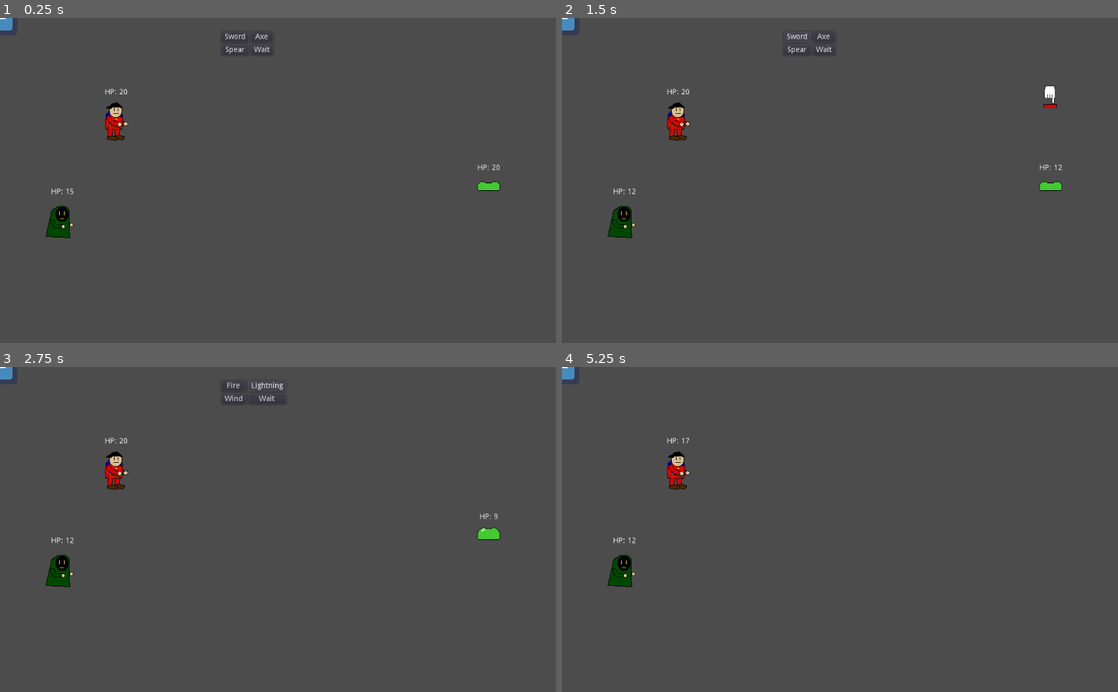
Above: before the commit, frames 1-4 (two rows, left to right).
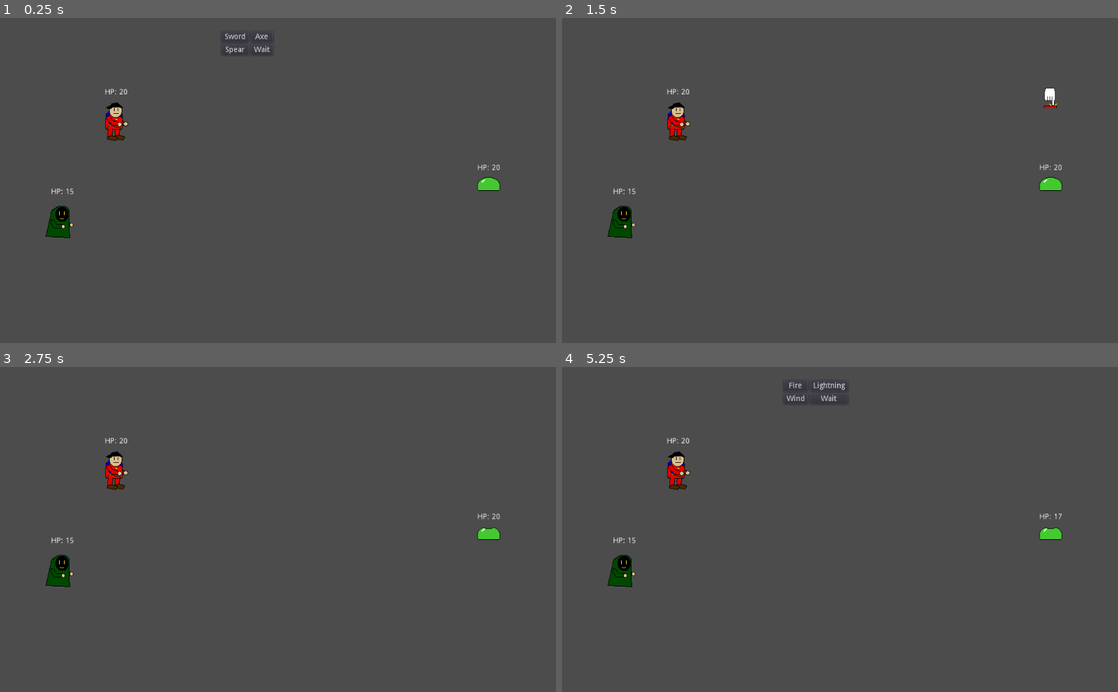
Above: after the commit, the same moments.

Repository: Mariolink528/Spellblade-Arena
Game: Godot game, scene res://Main.tscn
Same seed, same stepped clock (60 frames per second), same inputs: the game is played once before the commit and once after it. The engine's default icon, where the game draws it, is replaced by a stand-in: a white triangle on a blue panel in a dark square.
Inputs (mouse positions are in pixels of both pictures, inside the frame that each line leads up to):
- Up to frame 1 (0.25 s): no input
- Up to frame 2 (1.5 s): click "Sword" at 0.5 s; click (795, 37) at 1.25 s, where only the run before the commit has a clickable "Fire"
- Up to frame 3 (2.75 s): click (261, 386) at 2 s, where only the run before the commit has a clickable "Axe"
- Up to frame 4 (5.25 s): click (828, 386) at 2.75 s, where only the run before the commit has a clickable "Lightning"; click (795, 399) at 3.5 s, where only the run before the commit has a clickable "Spear"; click (795, 399) at 4.25 s, where only the run before the commit has a clickable "Wind"; tap Enter at 5 s; tap X at 5.1 s

The runs differ from the first frame. In frame 1, 0.1% of the frame differs, in the area x 0-90%, y 0-52%; in frame 2, 0.4%; in frame 3, 0.3%; in frame 4, 0.4%, in the area x 0-90%, y 0-55%.

Commit message:
Working action commands!

Diff:
--- a/Battle.gd
+++ b/Battle.gd
@@ -6,6 +6,7 @@
 onready var enemy = $Enemy
 signal enemy_turn
 onready var window = false
+onready var attack = 0
 # Called when the node enters the scene tree for the first time.
 func _ready():
 	$Battle_Menu/Mage_Menu.hide()
@@ -14,35 +15,26 @@
 #Knight Menu Functions
 func _on_Sword_Button_pressed():
 	if enemy!= null:
-		$StartWindow.start(1)
-		$EndWindow.start(2)
+		attack = 1
+		$StartWindow.start(0.5)
+		$EndWindow.start(1)
 		$ACDisplay.show()
-		enemy.hp -= $Knight.dmg
-		if enemy.hp <= 0:
-			enemy.queue_free()
-			enemy = null
-		else:
-			$Battle_Menu/Mage_Menu.show()
-		$Battle_Menu/Knight_Menu.hide()
+	$Battle_Menu/Knight_Menu.hide()
 
 func _on_Axe_Button_pressed():
 	if enemy!= null:
-		enemy.hp -= $Knight.dmg
-		if enemy.hp <= 0:
-			enemy.queue_free()
-			enemy = null
-		else:
-			$Battle_Menu/Mage_Menu.show()
-		$Battle_Menu/Knight_Menu.hide()
+		attack = 2
+		$StartWindow.start(0.5)
+		$EndWindow.start(1)
+		$ACDisplay.show()
+	$Battle_Menu/Knight_Menu.hide()
 func _on_Spear_Button_pressed():
 	if enemy!= null:
-		enemy.hp -= $Knight.dmg
-		if enemy.hp <= 0:
-			enemy.queue_free()
-			enemy = null
-		else:
-			$Battle_Menu/Mage_Menu.show()
-		$Battle_Menu/Knight_Menu.hide()
+		attack = 3
+		$StartWindow.start(0.5)
+		$EndWindow.start(1)
+		$ACDisplay.show()
+	$Battle_Menu/Knight_Menu.hide()
 func _on_Knight_Wait_Button_pressed():
 	$Battle_Menu/Mage_Menu.show()
 	$Battle_Menu/Knight_Menu.hide()
@@ -98,6 +90,42 @@
 
 
 
+func _unhandled_input(event):
+	if event is InputEventKey:
+		if event.pressed and event.scancode == KEY_X:
+			if window == true:
+				if attack == 1:
+					enemy.hp -= $Knight.dmg
+					window = false
+					if enemy.hp <= 0:
+						enemy.queue_free()
+						enemy = null
+					else:
+						$Battle_Menu/Mage_Menu.show()
+				if attack == 2:
+					enemy.hp -= $Knight.dmg
+					window = false
+					if enemy.hp <= 0:
+						enemy.queue_free()
+						enemy = null
+					else:
+						$Battle_Menu/Mage_Menu.show()
+				if attack == 3:
+					enemy.hp -= $Knight.dmg
+					window = false
+					if enemy.hp <= 0:
+						enemy.queue_free()
+						enemy = null
+					else:
+						$Battle_Menu/Mage_Menu.show()
+			else:
+				$Battle_Menu/Mage_Menu.show()
+			$StartWindow.stop()
+			$EndWindow.stop()
+			attack = 0
+			window = false
+			$ACDisplay.frame = 0
+			$ACDisplay.hide()
 
 
 
--- a/Main.tscn
+++ b/Main.tscn
@@ -1,9 +1,8 @@
-[gd_scene load_steps=20 format=2]
+[gd_scene load_steps=19 format=2]
 
 [ext_resource path="res://Slime.png" type="Texture" id=1]
 [ext_resource path="res://Knight-1.png.png" type="Texture" id=2]
 [ext_resource path="res://Mage-1.png.png" type="Texture" id=3]
-[ext_resource path="res://icon.png" type="Texture" id=4]
 [ext_resource path="res://Enemy.gd" type="Script" id=5]
 [ext_resource path="res://Mage.gd" type="Script" id=6]
 [ext_resource path="res://Knight.gd" type="Script" id=7]
@@ -144,9 +143,6 @@
 margin_right = 119.0
 margin_bottom = 44.0
 text = "Wait"
-
-[node name="Background" type="Sprite" parent="Battle"]
-texture = ExtResource( 4 )
 
 [node name="Knight" type="Node2D" parent="Battle"]
 position = Vector2( 212.132, 195.161 )
@@ -199,7 +195,7 @@
 
 [node name="AnimatedSprite" type="AnimatedSprite" parent="Battle/Enemy"]
 frames = SubResource( 7 )
-frame = 1
+frame = 3
 speed_scale = 1.323
 playing = true
 
